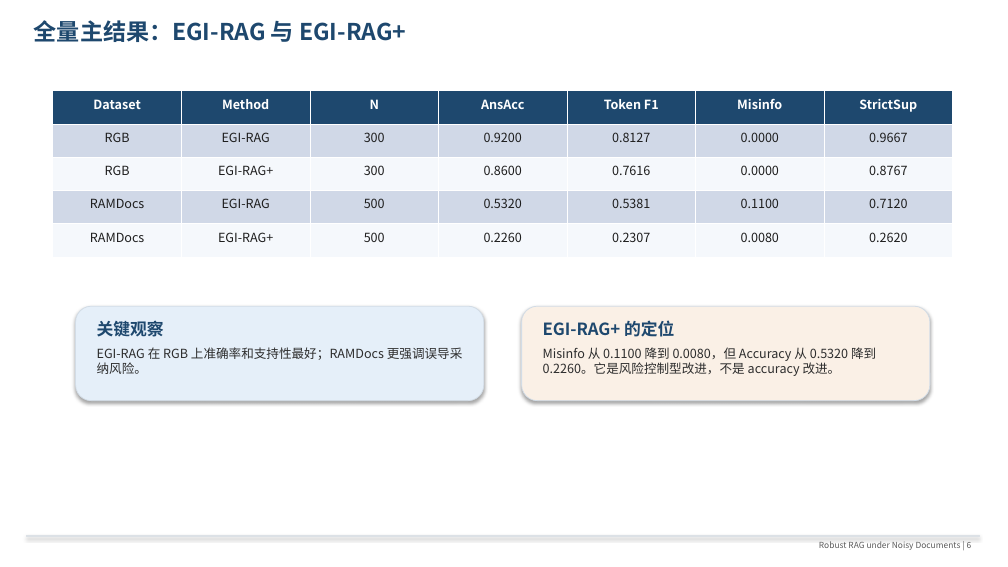
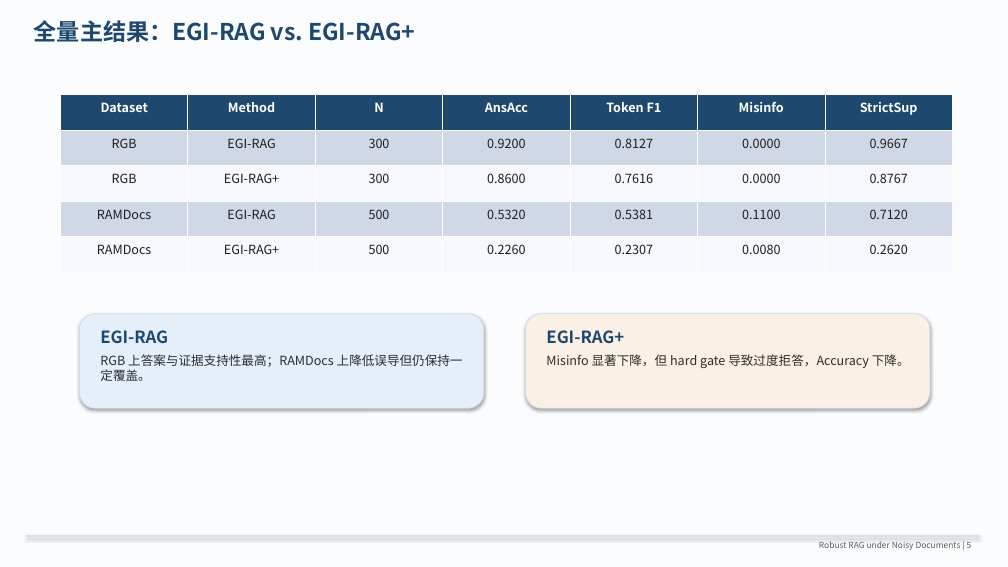
Before and after one commit to Willyuliam/nlp4, a slide deck: slide 5 of reports/rag_noise_robustness_presentation.pptx (slide 6 before the commit). Drawn at 1008x567 pixels with LibreOffice and Linux fonts; fonts in the diff are those of the drawing. Boxes give left, top, right and bottom in pixels: in the first picture for what was removed or moved away, otherwise in the second. Text is boxed around its words. In the diff, an @@ line names an element or a change of style, - is before the commit and + after.

```diff
--- a/reports/rag_noise_robustness_presentation.pptx
+++ b/reports/rag_noise_robustness_presentation.pptx
@@ background #FFFFFF to #FAFCFE @@
@@ text at bbox=[34, 20, 415, 42]: text changed @@
-全量主结果：EGI-RAG 与 EGI-RAG+
+全量主结果：EGI-RAG vs. EGI-RAG+
@@ table: place and size @@
-table at bbox=[53, 91, 953, 257]
+table at bbox=[60, 95, 955, 272]
@@ rounded rectangle: place and size @@
-rounded rectangle at bbox=[76, 306, 484, 401]
+rounded rectangle at bbox=[79, 314, 484, 408]
@@ rounded rectangle: place and size @@
-rounded rectangle at bbox=[522, 306, 930, 401]
+rounded rectangle at bbox=[526, 314, 930, 408]
@@ text at bbox=[100, 330, 463, 381]: text changed @@
-关键观察
-EGI-RAG 在 RGB 上准确率和支持性最好；RAMDocs 更强调误导采纳风险。
+EGI-RAG
+RGB 上答案与证据支持性最高；RAMDocs 上降低误导但仍保持一定覆盖。
@@ text at bbox=[546, 330, 910, 368]: text changed @@
-EGI-RAG+ 的定位
-Misinfo 从 0.1100 降到 0.0080，但 Accuracy 从 0.5320 降到 0.2260。它是风险控制型改进，不是 accuracy 改进。
+EGI-RAG+
+Misinfo 显著下降，但 hard gate 导致过度拒答，Accuracy 下降。
```
Also in this commit, not shown: 8 other slides changed, 3 slides removed, 1 other file.
